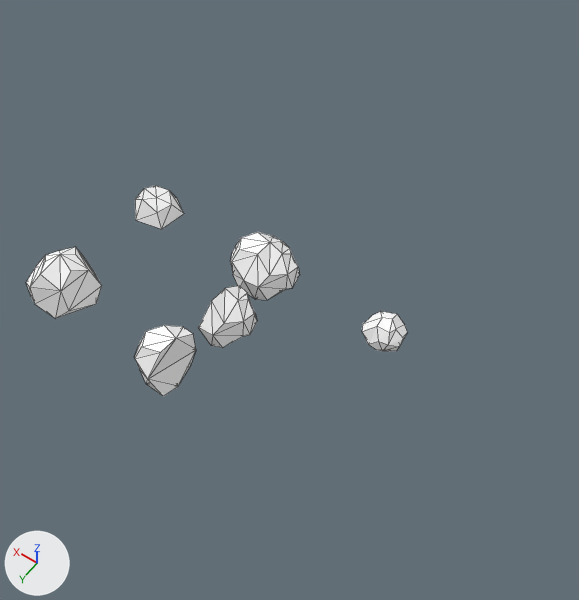
The Blender file Models/Resource/Objects_Rock.blend as it was, and as the next commit left it.
One viewpoint serves both versions: a 50 mm lens placed at (-5.19, 11.68, 17.57), pointed at (3.16, -0.01, -0.81). Every picture has the same lights, and +X, +Y and +Z are marked at lower left. Mesh edges are drawn as thin lines.

Names of what the first picture shows: 'RockRigid_Half1', 'RockRigid_Half2', 'RockRigid_Small', 'RockRigid_Whole', 'Rock_Large', 'Rock_small'.
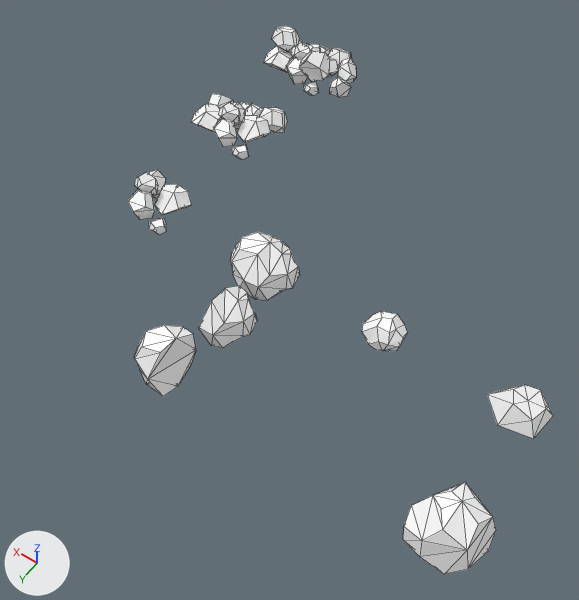
Changed parts and their boxes (x1, y1, x2, y2) in the pictures (579 x 600 px):
```json
{"object": "Rock_Large", "change": "moved", "before": [26, 247, 102, 319], "after": [403, 482, 496, 574]}
{"object": "Rock_small", "change": "moved", "before": [135, 186, 184, 229], "after": [487, 385, 553, 439]}
{"object": "RockPile3", "change": "added", "after": [264, 26, 356, 97]}
{"object": "RockPile2", "change": "added", "after": [191, 94, 287, 160]}
{"object": "RockPile1", "change": "added", "after": [128, 170, 192, 234]}
```

Scene script edits in JSON lines:
```json
{"op": "add", "block": "me_rockpile1", "code": ["me_rockpile1 = bpy.data.meshes.new('rockPile1')", "me_rockpile1.from_pydata(...)  # 70 vertices, 74 faces; spans x -0.89..0.9, y -0.86..0.88, z -0.02..1.24", "me_rockpile1.materials.append(mat_rock)  # its picture is missing"]}
{"op": "add", "block": "me_rockpile2", "code": ["me_rockpile2 = bpy.data.meshes.new('rockPile2')", "me_rockpile2.from_pydata(...)  # 140 vertices, 148 faces; spans x -1.02..1.72, y -1.58..0.88, z -0.02..1.24", "me_rockpile2.materials.append(mat_rock)  # its picture is missing"]}
{"op": "add", "block": "me_rockpile3", "code": ["me_rockpile3 = bpy.data.meshes.new('rockPile3')", "me_rockpile3.from_pydata(...)  # 210 vertices, 222 faces; spans x -1.72..1.72, y -1.58..0.88, z -0.02..1.45", "me_rockpile3.materials.append(mat_rock)  # its picture is missing"]}
{"op": "set", "path": "ob_rock_small.location", "old": "(8.0, 0.0, 0.0)", "new": "(-4.0, 0.0, 0.0)"}
{"op": "set", "path": "ob_rock_large.location", "old": "(8.0, 4.0, 0.0)", "new": "(-4.0, 4.0, 0.0)"}
{"op": "add", "block": "ob_rockpile1", "code": ["ob_rockpile1 = bpy.data.objects.new('RockPile1', me_rockpile1)", "ob_rockpile1.location = (8.0, 0.0, 0.0)"]}
{"op": "add", "block": "ob_rockpile2", "code": ["ob_rockpile2 = bpy.data.objects.new('RockPile2', me_rockpile2)", "ob_rockpile2.location = (8.0, -4.0, 0.0)"]}
{"op": "add", "block": "ob_rockpile3", "code": ["ob_rockpile3 = bpy.data.objects.new('RockPile3', me_rockpile3)", "ob_rockpile3.location = (8.0, -8.0, 0.0)"]}
```
